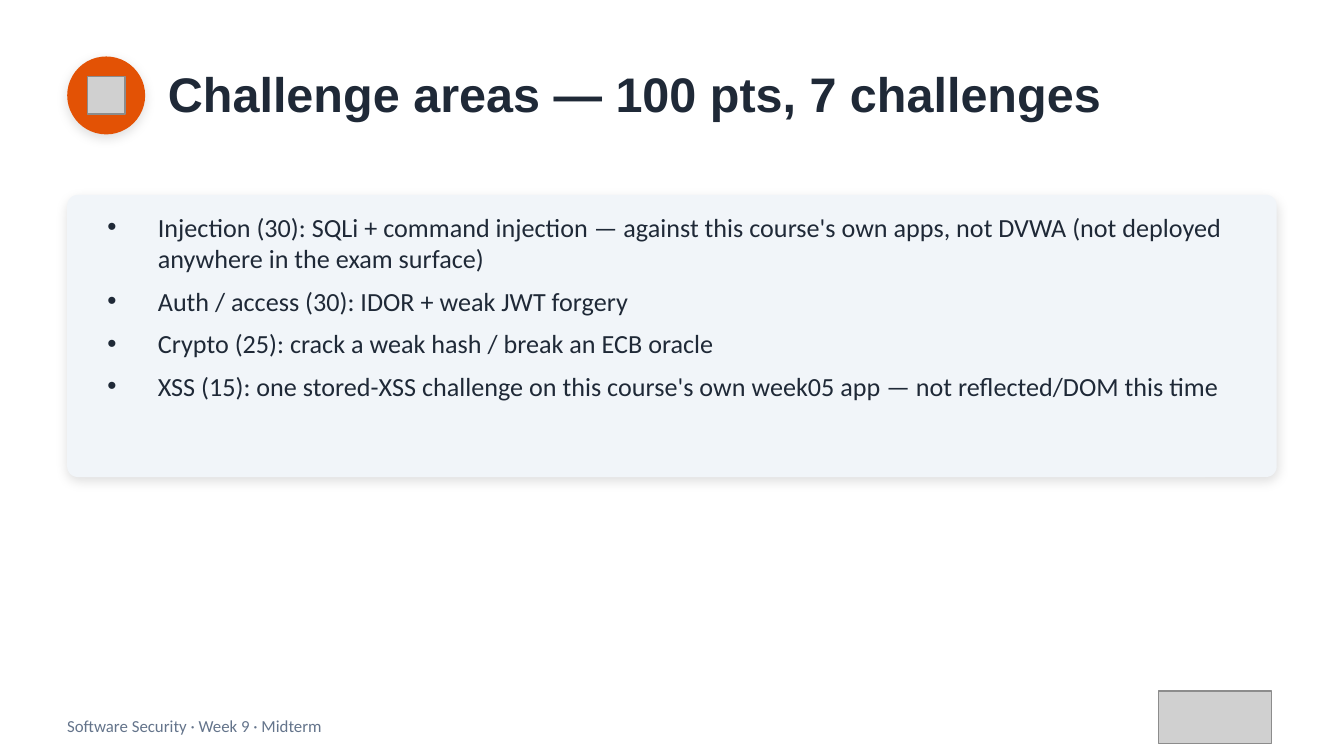
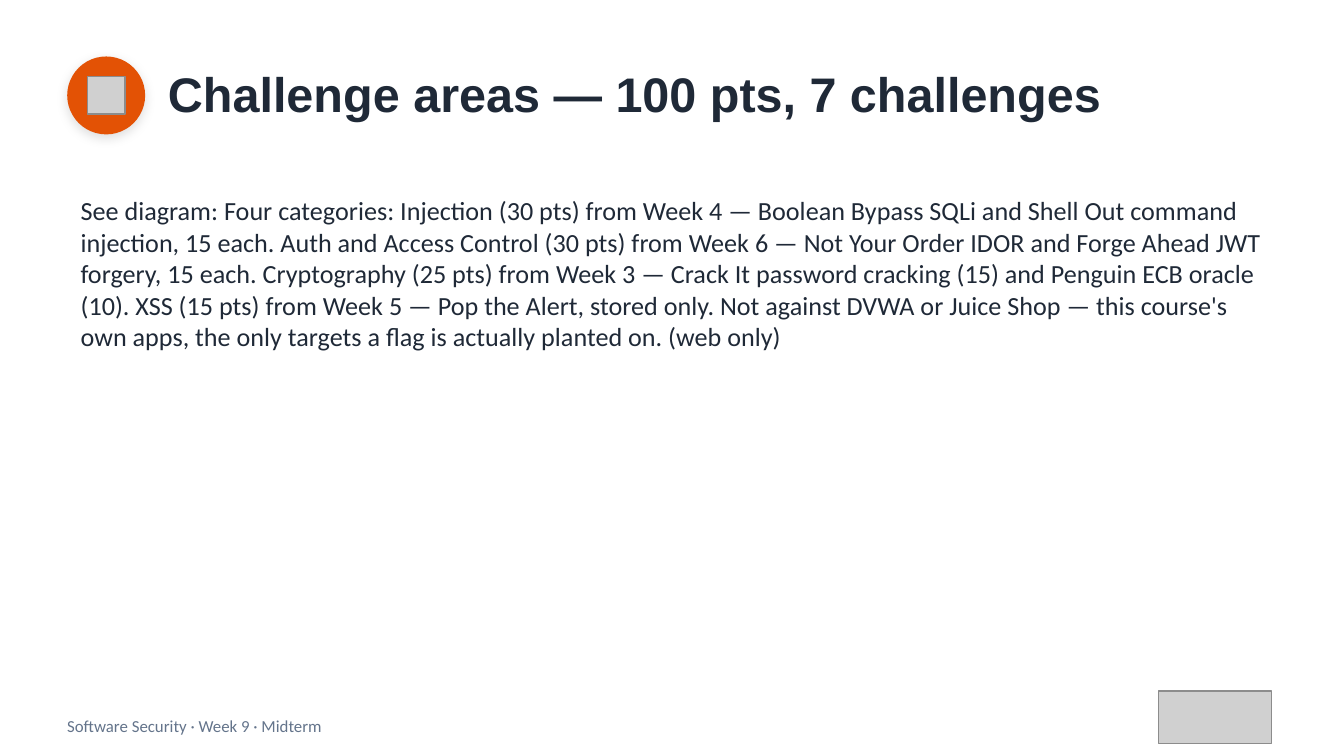
Before and after one commit to 6531503085Sutapat/software-security, a slide deck: slide 3 of slides/pptx/week09.pptx. Drawn at 1344x756 pixels with LibreOffice and Linux fonts; fonts in the diff are those of the drawing; grey boxes stand for pictures. Boxes give left, top, right and bottom in pixels: in the first picture for what was removed or moved away, otherwise in the second. Text is boxed around its words. In the diff, an @@ line names an element or a change of style, - is before the commit and + after.

```diff
--- a/slides/pptx/week09.pptx
+++ b/slides/pptx/week09.pptx
@@ rounded rectangle removed at (67,195,1277,477) @@
@@ text at (81,201,1260,351): text changed @@
-• Injection (30): SQLi + command injection — against this course's own apps, not DVWA (not deployed anywhere in the exam surface)
-• Auth / access (30): IDOR + weak JWT forgery
-• Crypto (25): crack a weak hash / break an ECB oracle
-• XSS (15): one stored-XSS challenge on this course's own week05 app — not reflected/DOM this time
+See diagram: Four categories: Injection (30 pts) from Week 4 — Boolean Bypass SQLi and Shell Out command injection, 15 each. Auth and Access Control (30 pts) from Week 6 — Not Your Order IDOR and Forge Ahead JWT forgery, 15 each. Cryptography (25 pts) from Week 3 — Crack It password cracking (15) and Penguin ECB oracle (10). XSS (15 pts) from Week 5 — Pop the Alert, stored only. Not against DVWA or Juice Shop — this course's own apps, the only targets a flag is actually planted on. (web only)
```
Also in this commit, not shown: 7 other files.
